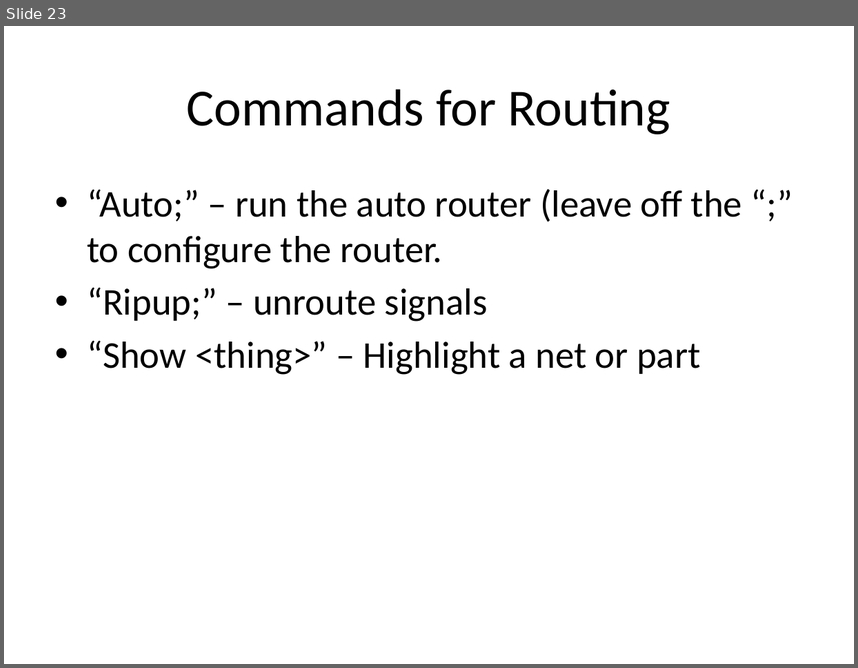
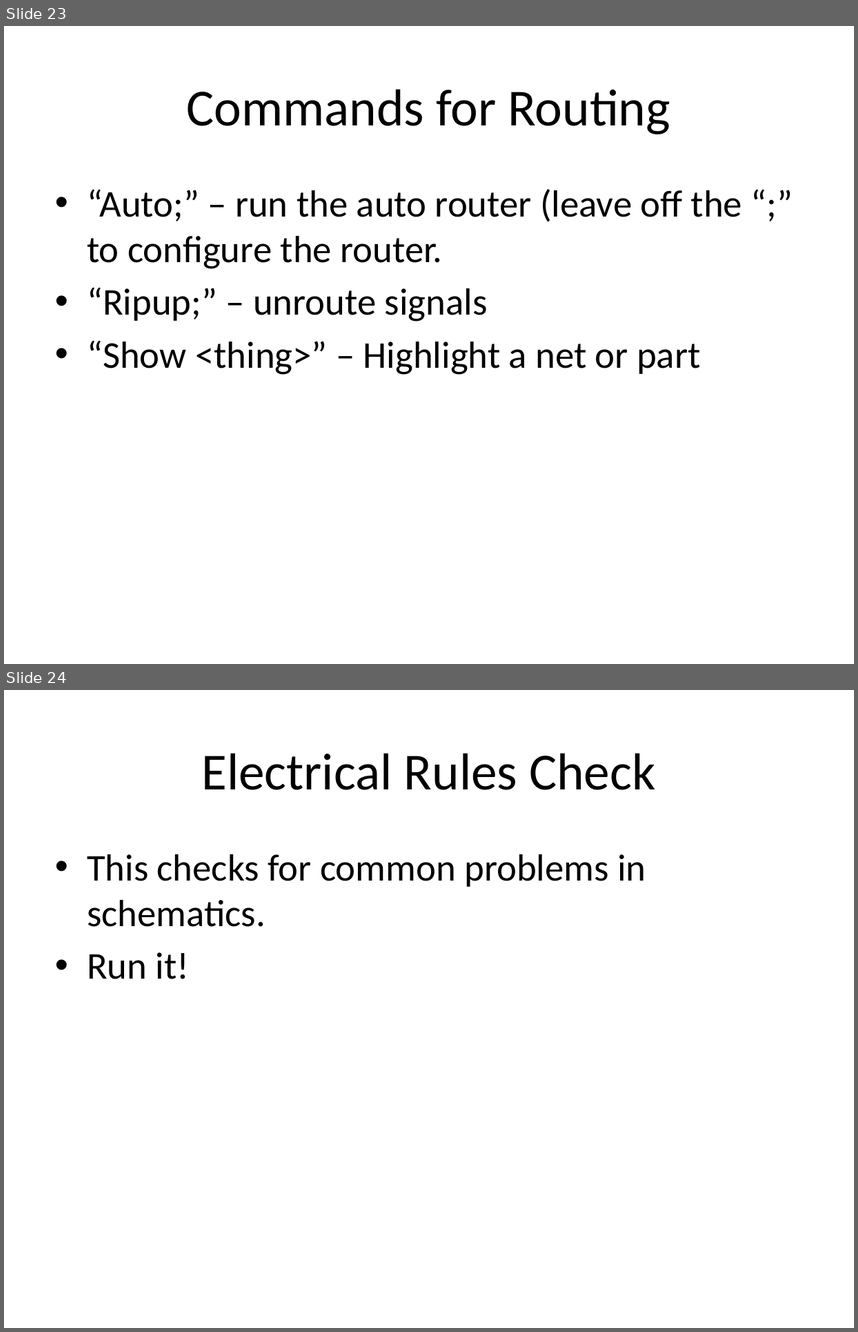
Before and after one commit to NVSL/QuadClass-Resources, a slide deck: Lecture Slides/02-Eagle-Part-1.pptx. Shown one above the other, each under a label of ours: slide 23 before the commit, slides 23 and 24 after it. The pictures are 858x668 and 858x1332 pixels, drawn with LibreOffice and Linux fonts; fonts in the diff are those of the drawing. Boxes give left, top, right and bottom in pixels: in the first picture for what was removed or moved away, otherwise in the second. Text is boxed around its words. In the diff, an @@ line names an element or a change of style, - is before the commit and + after.

```diff
--- a/Lecture Slides/02-Eagle-Part-1.pptx
+++ b/Lecture Slides/02-Eagle-Part-1.pptx
@@ slide 24 added at bbox=[4, 690, 854, 1328], background #FFFFFF @@
@@ title added at bbox=[201, 753, 655, 790], 44 pt, text #000000 @@
+Electrical Rules Check
@@ text added at bbox=[87, 854, 646, 979], 32 pt, text #000000 @@
+• This checks for common problems in schematics.
+• Run it!
```
Also in this commit, not shown: 1 other slide added, 4 other files.
